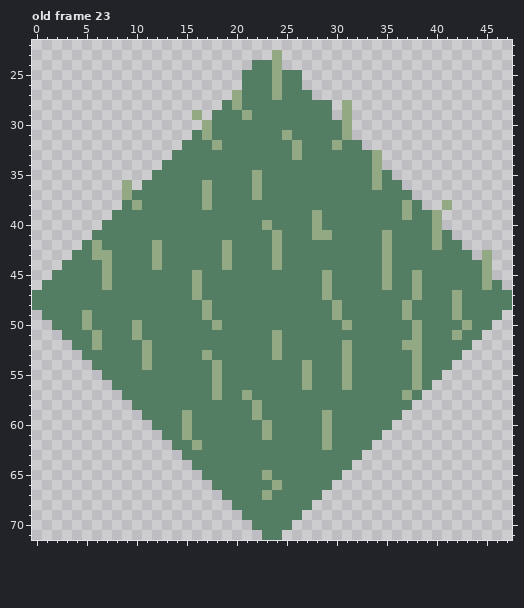
Pixel-art file: bleed-client/asesprite/Tiles-2.aseprite. Above, as it was before the edit.
48x72 pixels, 23 frames. Shown: old frame 23: x 0..47, y 22..71. The commit also changed other frames, which this record leaves out.
After the commit:
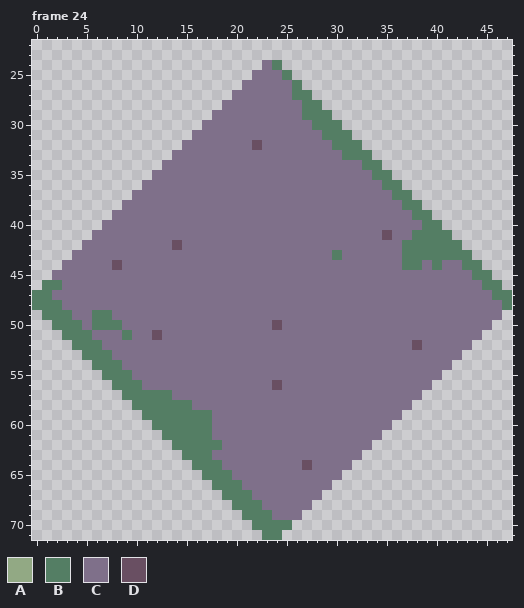
Palette (. is transparent): A #92a984  B #547e64  C #7f708a  D #694f62
A new or re-ordered frame is compared with the old frame closest to it.
The exact change:
frames 23 -> 25
Changed rows in their new state; - is an unchanged pixel.
Frame 24 is new; against old frame 23, layer "Diffuse":
first column x 2:
23 ----------------------.----------------------
24 --------------------.CB----------------------
25 -------------------.CCC-.--------------------
26 -------------------CCCCC---------------------
27 ------------------CCCCCC---------------------
28 -----------------CCCCCCCC--.-.---------------
29 --------------.-CCCCCCCCC----.---------------
30 ---------------CCCCCCCCCCC---.---------------
31 --------------CCCCCCCCCCCCC--B---------------
32 -------------CCCCCCCDCCCCCCCB----------------
33 ------------CCCCCCCCCCCCCCCCC---.------------
34 -----------CCCCCCCCCCCCCCCCCCCC-B------------
35 ----------CCCCCCCCCCCCCCCCCCCCCCB------------
36 -------.-CCCCCCCCCCCCCCCCCCCCCCCC------------
37 -------.CCCCCCCCCCCCCCCCCCCCCCCCCC-----------
38 -------CCCCCCCCCCCCCCCCCCCCCCCCCCCCB---.-----
39 ------CCCCCCCCCCCCCCCCCCCCCCCCCCCCCC--.------
40 -----CCCCCCCCCCCCCCCCCCCCCCCCCCCCCCCC-B------
41 ----CCCCCCCCCCCCCCCCCCCCCCCCCCCCCDCC--B------
42 ---CCCCCCCCCDCCCCCCCCCCCCCCCCCCCCCC---B------
43 --CCCCCCCCCCCCCCCCCCCCCCCCCC-CCCCCC--------.-
44 -CCCCCDCCCCCCCCCCCCCCCCCCCCCCCCCCCC--C-CC--.-
45 CCCCCCCCCCCCCCCCCCCCCCCCCCCCCCCCCCCCCCCCCC-B-
46 -CCCCCCCCCCCCCCCCCCCCCCCCCCCCCCCCCCCCCCCCCCB-
47 CCCCCCCCCCCCCCCCCCCCCCCCCCCCCCCCCCCCCCCCCCCC-
48 -CCCCCCCCCCCCCCCCCCCCCCCCCCCCCCCCCCCCCCCCCCCC
49 --CC--CCCCCCCCCCCCCCCCCCCCCCCCCCCCCCCCCCCCCCC
50 ---C---CCCCCCCCCCCCCCCDCCCCCCCCCCCCCCCCCCCCC-
51 ----CCC-CCDCCCCCCCCCCCCCCCCCCCCCCCCCCCCCCCC--
52 ----BCCCCCCCCCCCCCCCCCCCCCCCCCCCCCCCDCCCCC---
53 ------CCCCCCCCCCCCCCCCCCCCCCCCCCCCCCCCCCC----
54 -------CCCCCCCCCCCCCCCCCCCCCCCCCCCCCCCCC-----
55 --------CCCCCCCCCCCCCCCCCCCCCCCCCCCCCCC------
56 ---------CCCCCCCCCCCCCDCCCCCCCCCCCCCCC-------
57 ------------CCCCCCCCCCCCCCCCCCCCCCCCC--------
58 --------------CCCCCCCCCCCCCCCCCCCCCC---------
59 -------------B--CCCCCCCCCCCCCCCCCCC----------
60 -------------B--CCCCCCCCCCCCCCCCCC-----------
61 -------------B--CCCCCCCCCCCCCCCCC------------
62 --------------B--CCCCCCCCCCCCCCC-------------
63 ----------------CCCCCCCCCCCCCCC--------------
64 -----------------CCCCCCCCDCCCC---------------
65 ------------------CCCCCCCCCCC----------------
66 -------------------CCCCCCCCC-----------------
67 --------------------CCCCCCC------------------
68 ---------------------CCCCC-------------------
69 ----------------------CCC--------------------
Pixel boxes of the changes (left, top, right, bottom) in both pictures:
changed: (52, 50, 502, 520)
